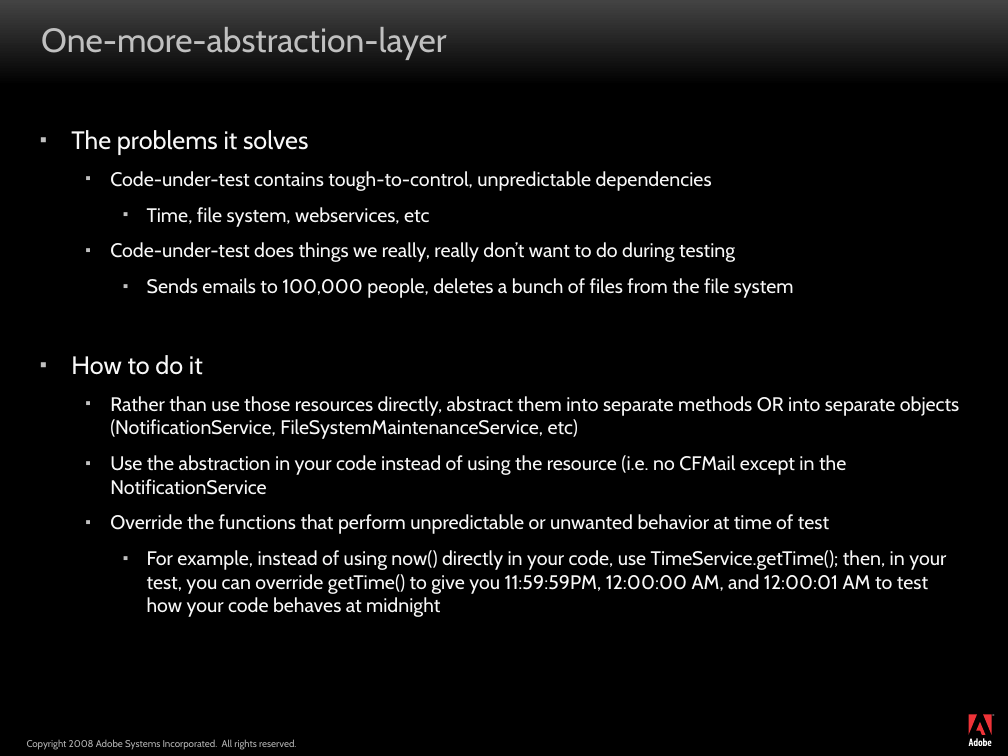
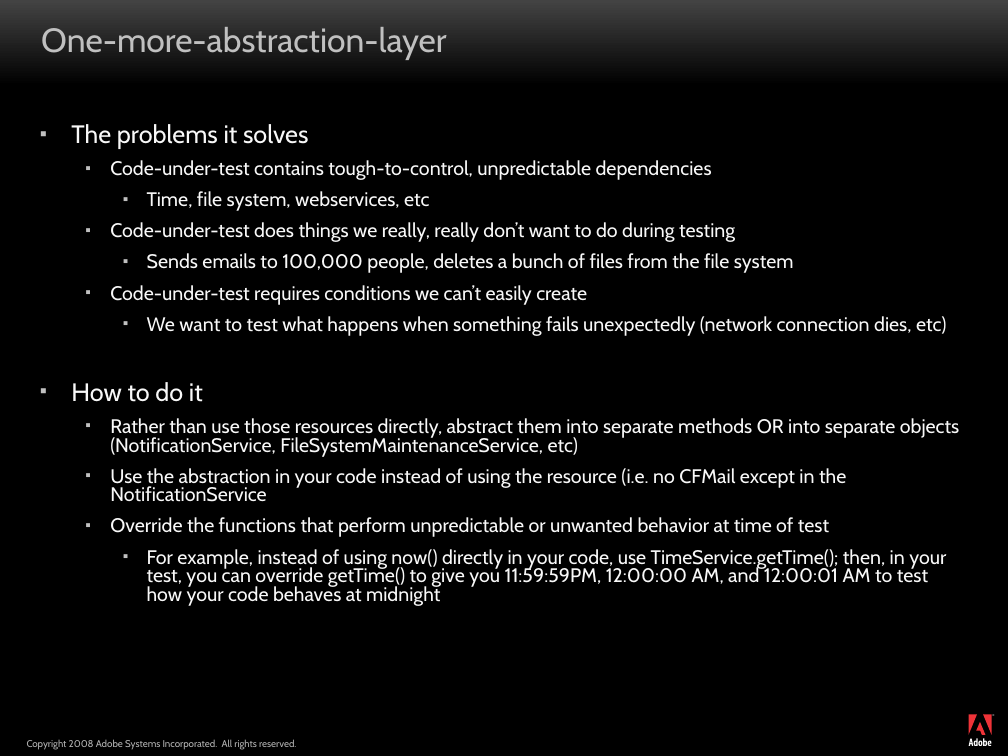
Before and after one commit to marcesher/mxunit-cfmeetups, a slide deck: slide 14 of max08/Marc_Esher_Bill_Shelton_AdvancedPatternsForColdfusionTestAutomation_draft2.ppt. Drawn at 1008x756 pixels with LibreOffice and Linux fonts; fonts in the diff are those of the drawing; background and template pictures are left out. Boxes give left, top, right and bottom in pixels: in the first picture for what was removed or moved away, otherwise in the second. Text is boxed around its words. In the diff, an @@ line names an element or a change of style, - is before the commit and + after.

```diff
--- a/max08/Marc_Esher_Bill_Shelton_AdvancedPatternsForColdfusionTestAutomation_draft2.ppt
+++ b/max08/Marc_Esher_Bill_Shelton_AdvancedPatternsForColdfusionTestAutomation_draft2.ppt
@@ text at bbox=[71, 124, 960, 606]: line spacing 1 to 0.8 @@
@@ text at bbox=[110, 285, 946, 336]: paragraphs added @@
+  ▪ Code-under-test requires conditions we can’t easily create
+    ▪ We want to test what happens when something fails unexpectedly (network connection dies, etc)
```
Also in this commit, not shown: 2 other slides changed, 14 other files.
